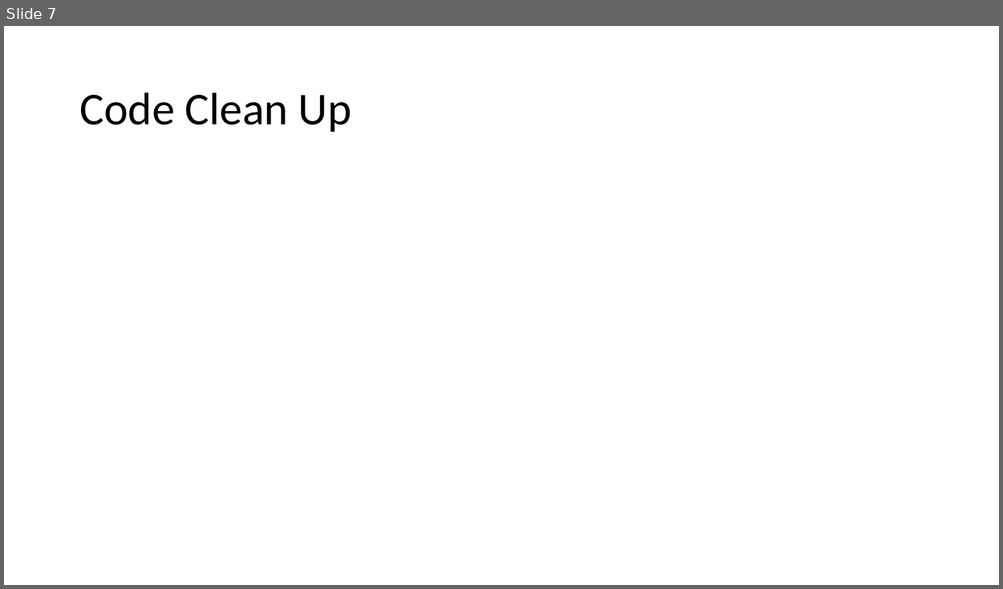
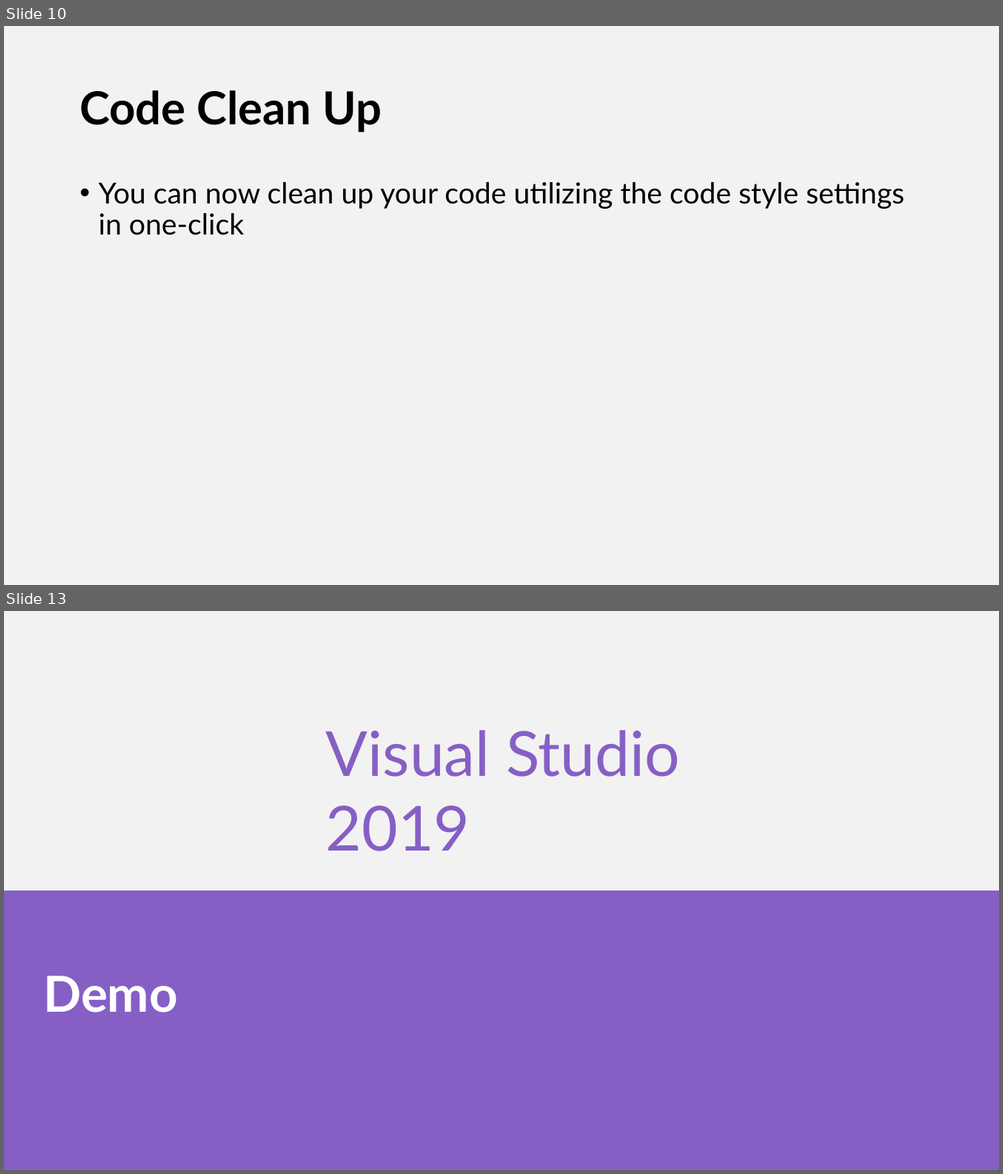
Before and after one commit to NYCDotNetDevs/VisualStudio2019, a slide deck: Slides/VisualStudio2019NYCLaunchEvent.pptx. Shown one above the other, each under a label of ours: slide 7 before the commit, slides 10 and 13 after it; the slides between them are not shown. The pictures are 1003x589 and 1003x1174 pixels, drawn with LibreOffice and Linux fonts; fonts in the diff are those of the drawing; background and template pictures are left out. Boxes give left, top, right and bottom in pixels: in the first picture for what was removed or moved away, otherwise in the second. Text is boxed around its words. In the diff, an @@ line names an element or a change of style, - is before the commit and + after.

```diff
--- a/Slides/VisualStudio2019NYCLaunchEvent.pptx
+++ b/Slides/VisualStudio2019NYCLaunchEvent.pptx
@@ slide 13 added at [4, 611, 999, 1170], background #F2F2F2 @@
@@ text added at [326, 730, 680, 851], 60 pt, text #865FC5 @@
+Visual Studio 2019
@@ rectangle added at [4, 891, 999, 1170], fill #865FC5 @@
@@ title added at [43, 976, 177, 1013], 48 pt, text #FFFFFF, bold @@
+Demo
@@ what was slide 7 is now slide 10 @@
@@ slide 10 changed as well @@
@@ background #FFFFFF to #F2F2F2 @@
@@ title "Code Clean Up" at [79, 90, 382, 133]: font Calibri to Lato, bold on @@
@@ text added at [99, 182, 904, 235], 28 pt, text #000000 @@
+• You can now clean up your code utilizing the code style settings in one-click
```
Also in this commit, not shown: 6 other slides changed, 9 other slides added, 3 slides removed.
